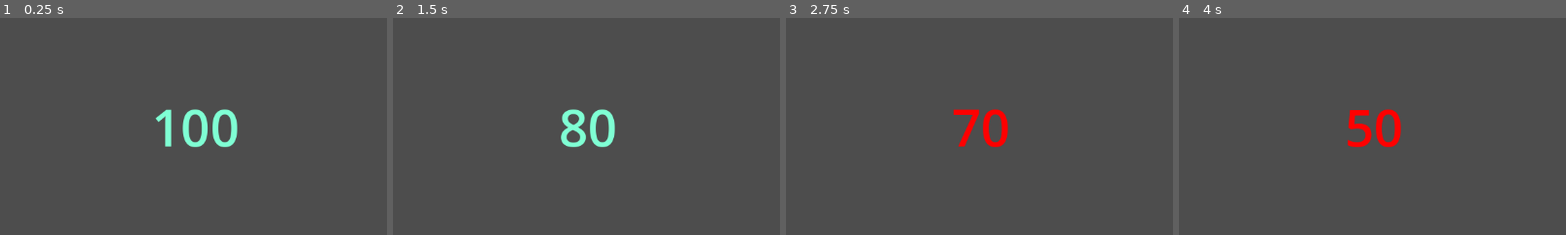
Above: before the commit, frames 1-4 (left to right).
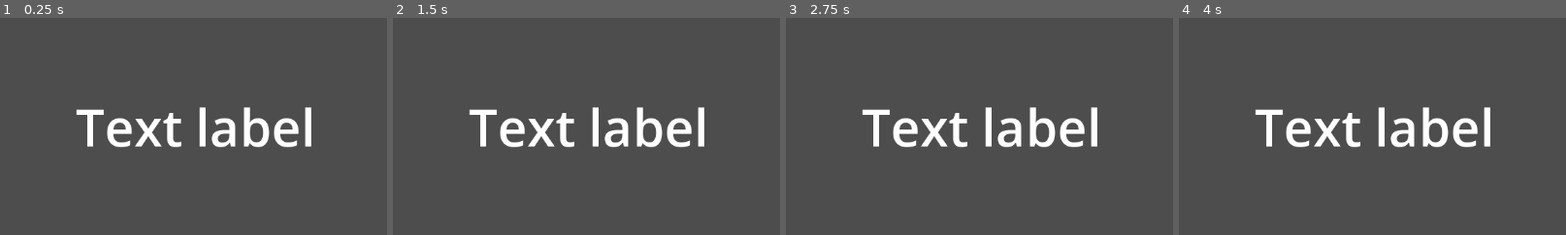
Above: after the commit, the same moments.

Repository: Zeta80/GDScript
Game: Godot game, scene res://main.tscn
Two runs of this game, one before a commit and one after it. Both use one fixed random seed, a clock stepped at 60 frames per second and the inputs below.
Inputs:
- Up to frame 1 (0.25 s): no input
- Up to frame 2 (1.5 s): tap Enter at 0.5 s; hold Space (my_action) 0.53-1.28 s; tap Space (my_action) at 1.35 s
- Up to frame 3 (2.75 s): tap Enter at 2 s; hold Space (my_action) from 2.03 s (still down)
- Up to frame 4 (4 s): release Space (my_action) at 2.78 s; tap Space (my_action) at 2.85 s; tap Enter at 3.5 s; hold Space (my_action) from 3.53 s (still down)
The pictures show only the part of the screen within x 25-75%, y 25-75%; the shares and areas given below are measured in that part.

The runs differ from the first frame. In frame 1, 5.1% of the frame differs, in the area x 19-81%, y 41-60%; in frame 2, 4.9%; in frame 3, 4.8%; in frame 4, 4.8%.

Commit message:
restore array

Diff:
--- a/main.gd
+++ b/main.gd
@@ -5,13 +5,13 @@
 
 # Called when the node enters the scene tree for the first time.
 func _ready() -> void:
-	label.text = str(health)
-	label.modulate = Color.AQUAMARINE
+	var items: Array[String] = ["ciao", "culo", "chiappe"]
+	print(items)
 
-func _input(event):
-	if event.is_action_pressed("my_action"):
-		health -= 10
-		label.modulate = Color.RED
-		label.text = str(health)
-	if event.is_action_released("my_action"):
-		label.modulate = Color.AQUAMARINE
+	items[1] = "forfora"
+	print(items)
+
+	items.remove_at(1)
+	print("post remove",items)
+	items.append("culatiello")
+	print(items)
